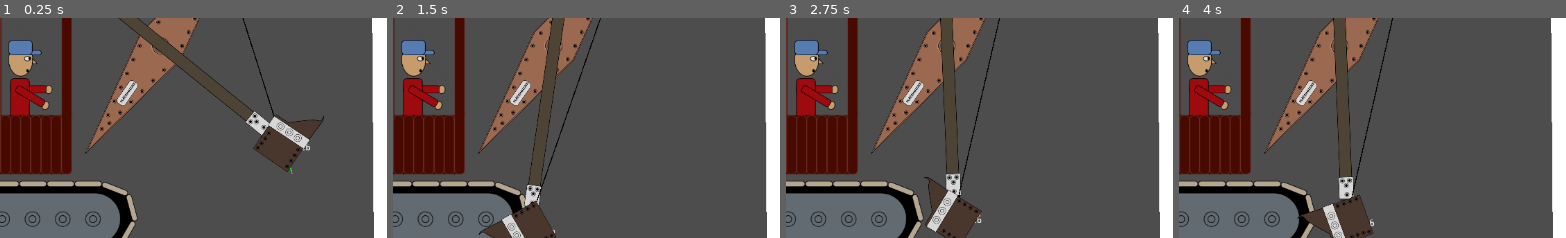
Above: before the commit, frames 1-4 (left to right).
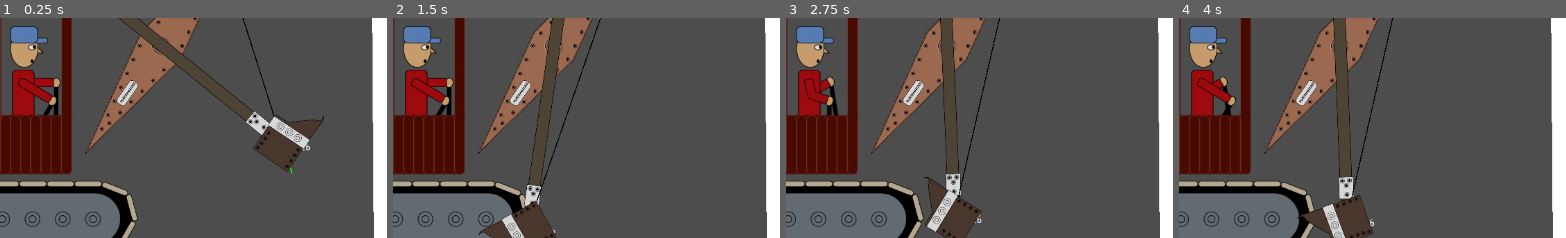
Above: after the commit, the same moments.

Repository: Lobbsterwaffles/Steam-Shov
Game: Godot game, scene res://jonly.tscn
The game is run twice, just before and just after one commit, with the same random seed, the same clock (stepped at 60 frames per second) and the same inputs.
Inputs:
- Up to frame 1 (0.25 s): no input
- Up to frame 2 (1.5 s): hold Q (hoist_up, bound only after the commit) 0.53-1.28 s; hold A (crowd_in, bound only after the commit) 0.53-1.28 s; tap Space at 0.77 s; tap S (crowd_out, bound only after the commit) at 0.8, 1.35 s
- Up to frame 3 (2.75 s): tap Space at 1.52 s; tap A (crowd_in, bound only after the commit) at 1.55 s; hold Q (hoist_up, bound only after the commit) from 2.03 s (still down); hold A (crowd_in, bound only after the commit) from 2.03 s (still down); tap S (crowd_out, bound only after the commit) at 2.3 s
- Up to frame 4 (4 s): release A (crowd_in, bound only after the commit) at 2.78 s; tap S (crowd_out, bound only after the commit) at 2.85, 3.8 s; tap Space at 3.02, 3.77 s; tap A (crowd_in, bound only after the commit) at 3.05 s; release Q (hoist_up, bound only after the commit) at 3.53 s; hold A (crowd_in, bound only after the commit) from 3.53 s (still down)
The pictures show only the part of the screen within x 22-72%, y 17-67%; the shares and areas given below are measured in that part.

The runs differ from the first frame. In frame 1, 2.8% of the frame differs, in the area x 2-16%, y 3-45%; in frame 2, 2.8%; in frame 3, 2.5%; in frame 4, 2.5%.

Commit message:
animated guy

Diff:
--- /dev/null
+++ b/guysprite.gd
@@ -0,0 +1,24 @@
+extends AnimatedSprite2D
+
+
+# Called when the node enters the scene tree for the first time.
+func _ready() -> void:
+	pass # Replace with function body.
+
+@onready var guysprite: AnimatedSprite2D = %guysprite
+
+# Called every frame. 'delta' is the elapsed time since the previous frame.
+func _process(delta: float) -> void:
+	if (Input.is_action_pressed("crowd_in") and Input.is_action_pressed("hoist_up") or
+		Input.is_action_pressed("hoist_up") and Input.is_action_pressed("crowd_out")):
+		guysprite.play("bofa")
+	elif Input.is_action_pressed("hoist_up"):
+			guysprite.play("front")
+	elif (Input.is_action_pressed("crowd_in") or Input.is_action_pressed("crowd_out")):
+		guysprite.play("back")
+	else:
+		guysprite.play("neither")
+
+
+
+	pass
--- a/jonly.tscn
+++ b/jonly.tscn
@@ -1,12 +1,52 @@
 [gd_scene format=3 uid="uid://dnkoq8b8nhrnw"]
 
 [ext_resource type="Script" uid="uid://11jjkub0lvy6" path="res://crowd.gd" id="1_gna47"]
-[ext_resource type="Texture2D" uid="uid://hl27xikqb1ky" path="res://graphics/cabinwithguy.png" id="1_x3o0k"]
+[ext_resource type="Texture2D" uid="uid://oa2fperdll4b" path="res://graphics/guyframes/guyback.png" id="1_n6lhs"]
+[ext_resource type="Texture2D" uid="uid://cd0rk0fsf0ea4" path="res://graphics/cabin.png" id="1_x3o0k"]
 [ext_resource type="Texture2D" uid="uid://cs1iaoy440ccd" path="res://graphics/treads.png" id="2_7hugf"]
+[ext_resource type="Texture2D" uid="uid://dsg4vof78yimo" path="res://graphics/guyframes/guybofa.png" id="2_d1p8o"]
 [ext_resource type="Script" uid="uid://bkrblqg2pd1v2" path="res://scooply.gd" id="2_gna47"]
 [ext_resource type="Texture2D" uid="uid://bu3fswrx57vtp" path="res://graphics/stickonly.png" id="2_xlmbs"]
+[ext_resource type="Texture2D" uid="uid://2ixk6i1j1al2" path="res://graphics/guyframes/guyfront.png" id="3_7osxe"]
 [ext_resource type="Texture2D" uid="uid://b15vulb5tjrjn" path="res://graphics/boom.png" id="3_iiw48"]
 [ext_resource type="Texture2D" uid="uid://ex7ytbt4gryu" path="res://graphics/bucketonly.png" id="3_pu31i"]
+[ext_resource type="Script" uid="uid://bm8j5xi87nwi7" path="res://guysprite.gd" id="4_cohnp"]
+[ext_resource type="Texture2D" uid="uid://bxi58gr6x2dd4" path="res://graphics/guyframes/guynone.png" id="4_d1p8o"]
+
+[sub_resource type="SpriteFrames" id="SpriteFrames_x3o0k"]
+animations = [{
+"frames": [{
+"duration": 1.0,
+"texture": ExtResource("1_n6lhs")
+}],
+"loop": 1,
+"name": &"back",
+"speed": 5.0
+}, {
+"frames": [{
+"duration": 1.0,
+"texture": ExtResource("2_d1p8o")
+}],
+"loop": 1,
+"name": &"bofa",
+"speed": 5.0
+}, {
+"frames": [{
+"duration": 1.0,
+"texture": ExtResource("3_7osxe")
+}],
+"loop": 1,
+"name": &"front",
+"speed": 5.0
+}, {
+"frames": [{
+"duration": 1.0,
+"texture": ExtResource("4_d1p8o")
+}],
+"loop": 1,
+"name": &"neither",
+"speed": 5.0
+}]
 
 [sub_resource type="RectangleShape2D" id="RectangleShape2D_hchs4"]
 size = Vector2(65, 69)
@@ -46,21 +86,30 @@
 anchor_mode = 0
 zoom = Vector2(0.7, 0.7)
 
+[node name="guysprite" type="AnimatedSprite2D" parent="." unique_id=191935852]
+unique_name_in_owner = true
+position = Vector2(373, 133)
+scale = Vector2(-1, 1)
+sprite_frames = SubResource("SpriteFrames_x3o0k")
+animation = &"neither"
+frame_progress = 0.07813117
+script = ExtResource("4_cohnp")
+
+[node name="Sprite2D" type="Sprite2D" parent="." unique_id=1501220923]
+position = Vector2(313, 166)
+scale = Vector2(0.8746667, 0.8746667)
+texture = ExtResource("1_x3o0k")
+flip_h = true
+
+[node name="Sprite2D" type="Sprite2D" parent="Sprite2D" unique_id=1780811301]
+position = Vector2(-890.625, -4.5731716)
+texture = ExtResource("2_7hugf")
+
 [node name="baselink" type="StaticBody2D" parent="." unique_id=2073641110]
 
 [node name="CollisionShape2D" type="CollisionShape2D" parent="baselink" unique_id=1832756638]
 position = Vector2(96, 408)
 shape = SubResource("RectangleShape2D_hchs4")
-
-[node name="Sprite2D" type="Sprite2D" parent="baselink/CollisionShape2D" unique_id=1501220923]
-position = Vector2(217, -242)
-scale = Vector2(0.8746667, 0.8746667)
-texture = ExtResource("1_x3o0k")
-flip_h = true
-
-[node name="Sprite2D" type="Sprite2D" parent="baselink/CollisionShape2D/Sprite2D" unique_id=1780811301]
-position = Vector2(-890.625, -4.5731716)
-texture = ExtResource("2_7hugf")
 
 [node name="PinJoint2D" type="PinJoint2D" parent="baselink" unique_id=443912764]
 position = Vector2(96, 408)
--- a/project.godot
+++ b/project.godot
@@ -15,6 +15,29 @@
 config/features=PackedStringArray("4.7", "GL Compatibility")
 config/icon="res://icon.svg"
 
+[input]
+
+crowd_in={
+"deadzone": 0.2,
+"events": [Object(InputEventKey,"resource_local_to_scene":false,"resource_name":"","device":-1,"window_id":0,"alt_pressed":false,"shift_pressed":false,"ctrl_pressed":false,"meta_pressed":false,"pressed":false,"keycode":0,"physical_keycode":65,"key_label":0,"unicode":97,"location":0,"echo":false,"script":null)
+]
+}
+crowd_out={
+"deadzone": 0.2,
+"events": [Object(InputEventKey,"resource_local_to_scene":false,"resource_name":"","device":-1,"window_id":0,"alt_pressed":false,"shift_pressed":false,"ctrl_pressed":false,"meta_pressed":false,"pressed":false,"keycode":0,"physical_keycode":83,"key_label":0,"unicode":115,"location":0,"echo":false,"script":null)
+]
+}
+hoist_up={
+"deadzone": 0.2,
+"events": [Object(InputEventKey,"resource_local_to_scene":false,"resource_name":"","device":-1,"window_id":0,"alt_pressed":false,"shift_pressed":false,"ctrl_pressed":false,"meta_pressed":false,"pressed":false,"keycode":0,"physical_keycode":81,"key_label":0,"unicode":113,"location":0,"echo":false,"script":null)
+]
+}
+hoist_brake={
+"deadzone": 0.2,
+"events": [Object(InputEventKey,"resource_local_to_scene":false,"resource_name":"","device":-1,"window_id":0,"alt_pressed":false,"shift_pressed":false,"ctrl_pressed":false,"meta_pressed":false,"pressed":false,"keycode":0,"physical_keycode":32,"key_label":0,"unicode":32,"location":0,"echo":false,"script":null)
+]
+}
+
 [physics]
 
 3d/physics_engine="Jolt Physics"
Binary file added: graphics/cabin.png
Not shown, added: graphics/cabin.png.import
Binary file added: graphics/guyframes/guyback.png
Not shown, added: graphics/guyframes/guyback.png.import
Binary file added: graphics/guyframes/guybofa.png
Not shown, added: graphics/guyframes/guybofa.png.import
Binary file added: graphics/guyframes/guyfront.png
Not shown, added: graphics/guyframes/guyfront.png.import
Binary file added: graphics/guyframes/guynone.png
Not shown, added: graphics/guyframes/guynone.png.import
Not shown, added: guysprite.gd.uid
